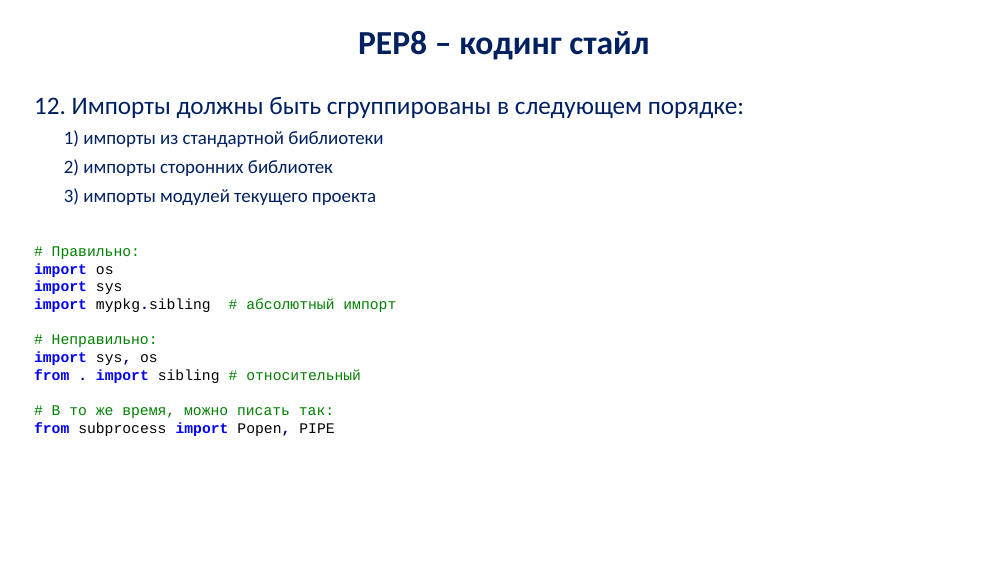
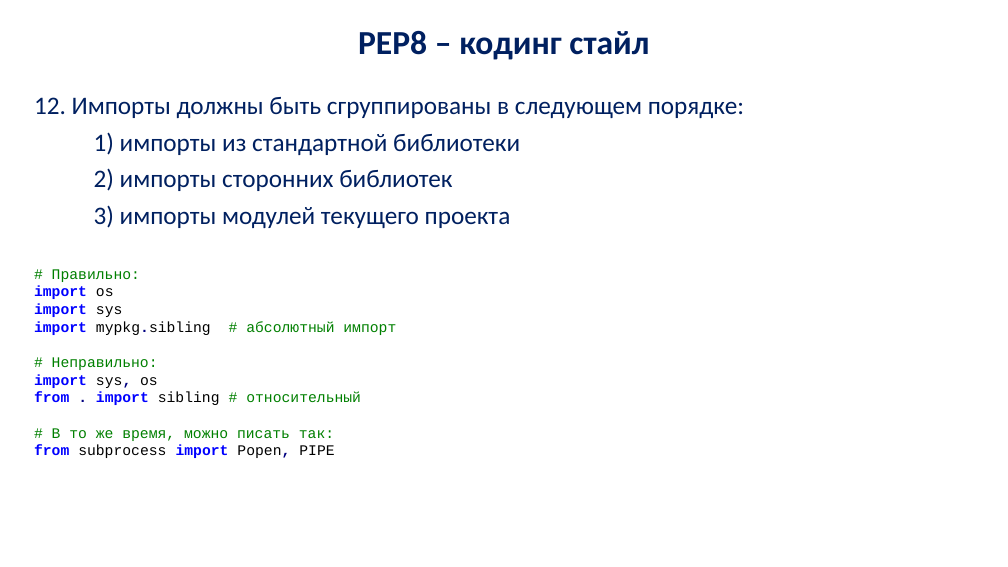
Before and after one commit to cclauss/PythonCourseSTM, a slide deck: slide 24 of Lectures/py_lec_1.pptx. Drawn at 1008x567 pixels with LibreOffice and Linux fonts; fonts in the diff are those of the drawing; background and template pictures are left out. Boxes give left, top, right and bottom in pixels: in the first picture for what was removed or moved away, otherwise in the second. Text is boxed around its words. In the diff, an @@ line names an element or a change of style, - is before the commit and + after.

```diff
--- a/Lectures/py_lec_1.pptx
+++ b/Lectures/py_lec_1.pptx
@@ text at bbox=[72, 97, 744, 228]: size 18 to 24 pt in "импорты из стандартной библиотеки", "импорты сторонних библиотек", "импорты модулей текущего проекта"; indent changed @@
```
Also in this commit, not shown: 6 other slides changed, 1 other file.
